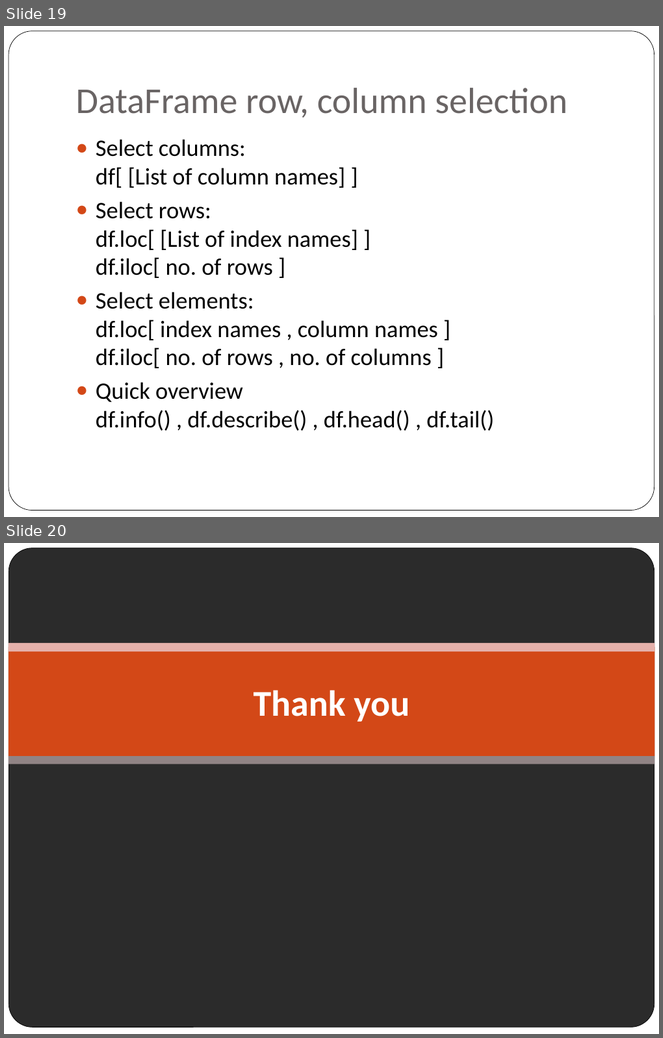
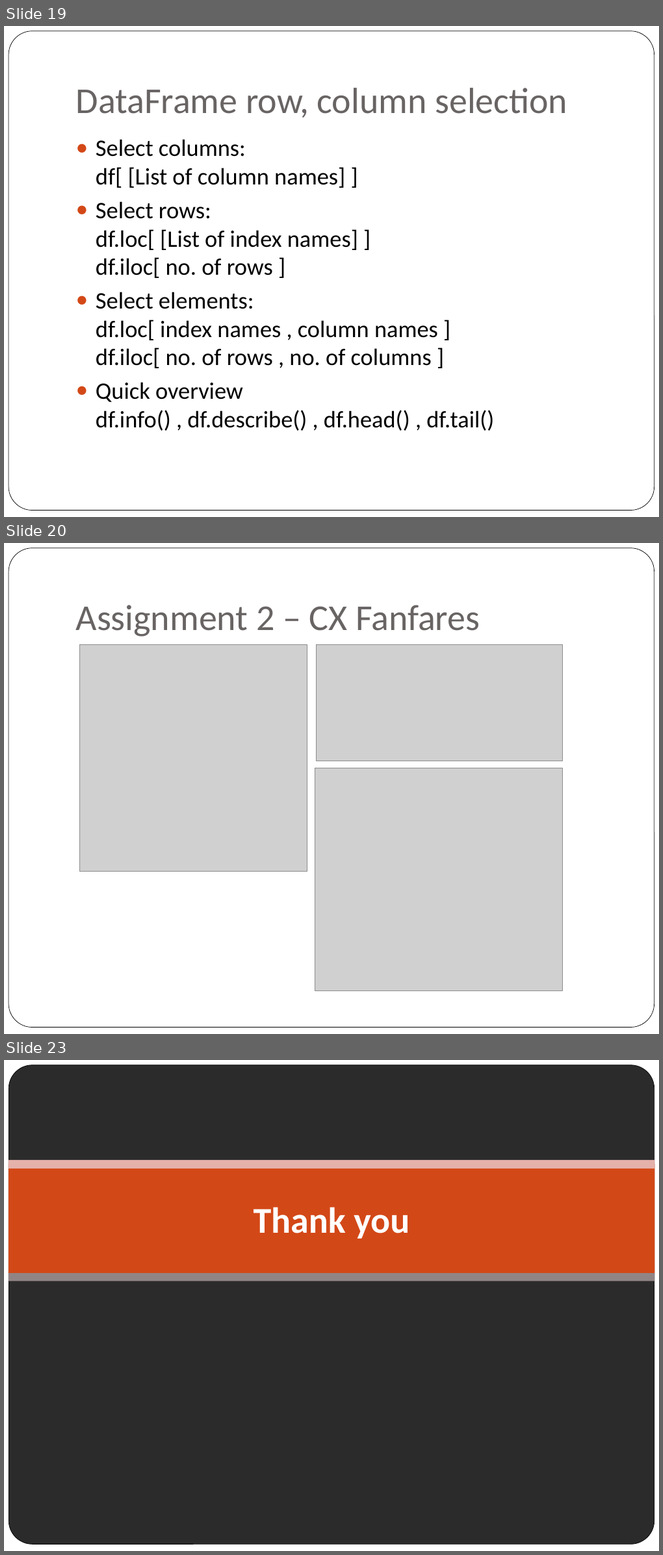
Before and after one commit to kyalan/CUHK-PyTutorial-2019, a slide deck: Week2/PyTutorial_Week2.pptx. Shown one above the other, each under a label of ours: slides 19 and 20 before the commit, slides 19, 20 and 23 after it; the slides between them are not shown. The pictures are 663x1038 and 663x1555 pixels, drawn with LibreOffice and Linux fonts; fonts in the diff are those of the drawing; grey boxes stand for pictures; background and template pictures are left out; a plain dark background stands for a picture behind light text. Boxes give left, top, right and bottom in pixels: in the first picture for what was removed or moved away, otherwise in the second. Text is boxed around its words. In the diff, an @@ line names an element or a change of style, - is before the commit and + after.

```diff
--- a/Week2/PyTutorial_Week2.pptx
+++ b/Week2/PyTutorial_Week2.pptx
@@ slide 20 added at [4, 543, 659, 1034], background #FFFFFF; not listed: 1 template element that a slide beside it also shows @@
@@ title added at [76, 605, 480, 637], 40 pt, text #696464 @@
+Assignment 2 – CX Fanfares
@@ picture added at [80, 644, 307, 871] @@
@@ picture added at [316, 644, 562, 761] @@
@@ picture added at [315, 769, 563, 991] @@
@@ what was slide 20 is now slide 23 @@
```
Also in this commit, not shown: 2 other slides added, 3 other files.
